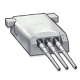
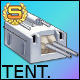
The second 80 × 80 image is a revision of the first. Changes to its layers:
added layer "tentative" in group "grade labels" over <box>1,65,50,78</box>
showed "grade_label_s-2.png", painted on it over <box>0,0,80,80</box>
hid "13000.png" over <box>3,11,78,73</box>
showed "12000.png" over <box>2,10,80,66</box>
showed "rainbow" over <box>0,0,80,80</box>
